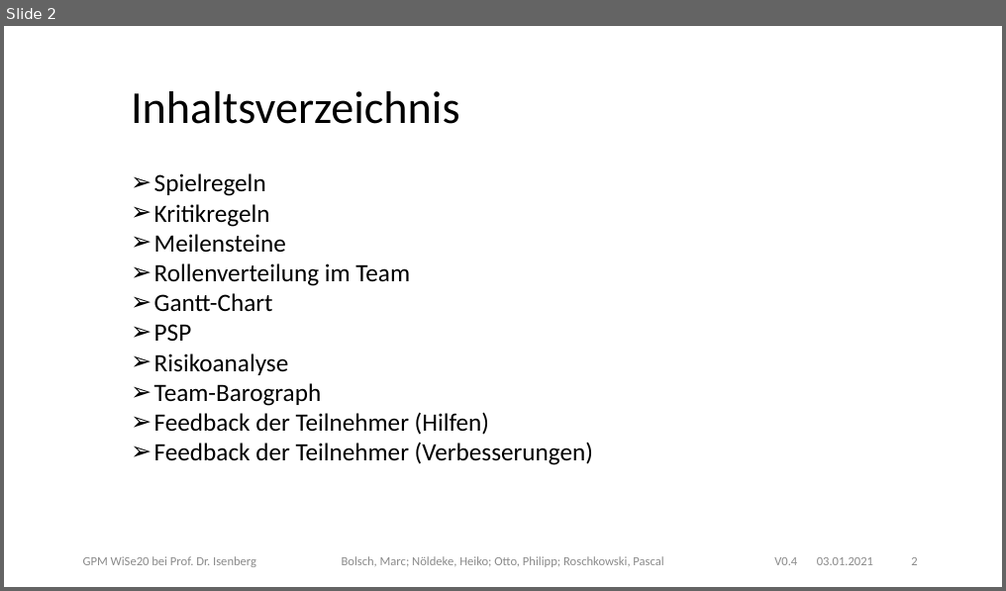
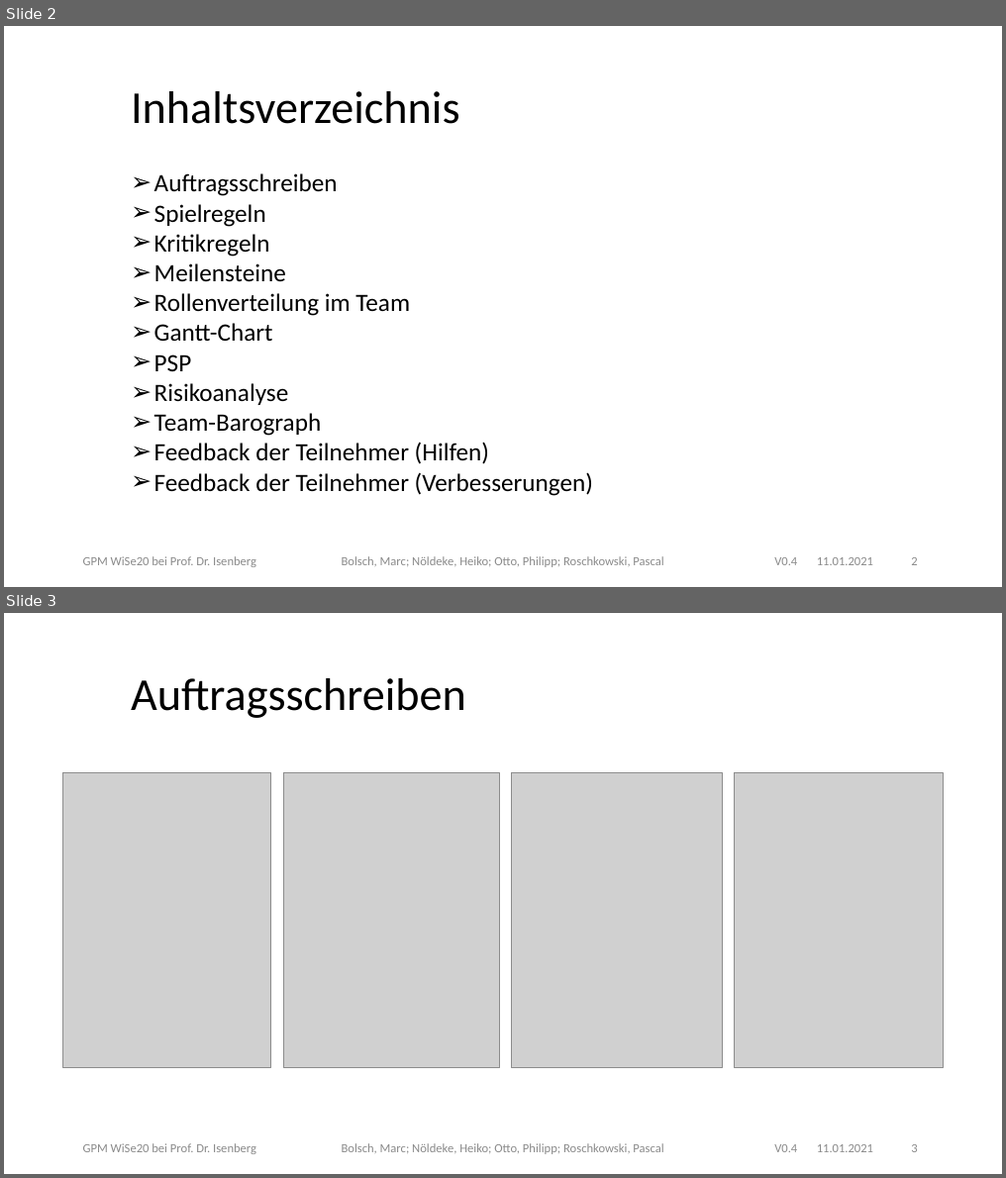
Before and after one commit to plastikpamaro/bachelorprojekt2020, a slide deck: 21-01-04_Statusbericht_2/20WiSe-GPM LightingSharks TND v0.2.pptx. Shown one above the other, each under a label of ours: slide 2 before the commit, slides 2 and 3 after it. The pictures are 1006x591 and 1006x1178 pixels, drawn with LibreOffice and Linux fonts; fonts in the diff are those of the drawing; grey boxes stand for pictures; background and template pictures are left out. Boxes give left, top, right and bottom in pixels: in the first picture for what was removed or moved away, otherwise in the second. Text is boxed around its words. In the diff, an @@ line names an element or a change of style, - is before the commit and + after.

```diff
--- a/21-01-04_Statusbericht_2/20WiSe-GPM LightingSharks TND v0.2.pptx
+++ b/21-01-04_Statusbericht_2/20WiSe-GPM LightingSharks TND v0.2.pptx
@@ slide 3 added at bbox=[4, 613, 1002, 1174], background #FFFFFF; not listed: 3 template elements that a slide beside it also shows @@
@@ text added at bbox=[131, 678, 466, 718], 44 pt, text #000000 @@
+Auftragsschreiben
@@ group added at bbox=[63, 773, 944, 1068]: 4 pictures @@
@@ text added at bbox=[817, 1145, 873, 1153], 12 pt, text #8C8C8C @@
+11.01.2021
@@ page number added at bbox=[911, 1145, 917, 1153], 12 pt, text #8C8C8C @@
+3
@@ slide 2 changed as well @@
@@ text at bbox=[154, 174, 338, 196]: paragraph added @@
+➢ Auftragsschreiben
@@ text at bbox=[817, 558, 873, 566]: text changed @@
-03.01.2021
+11.01.2021
```
Also in this commit, not shown: 12 other slides changed, 1 other file.
